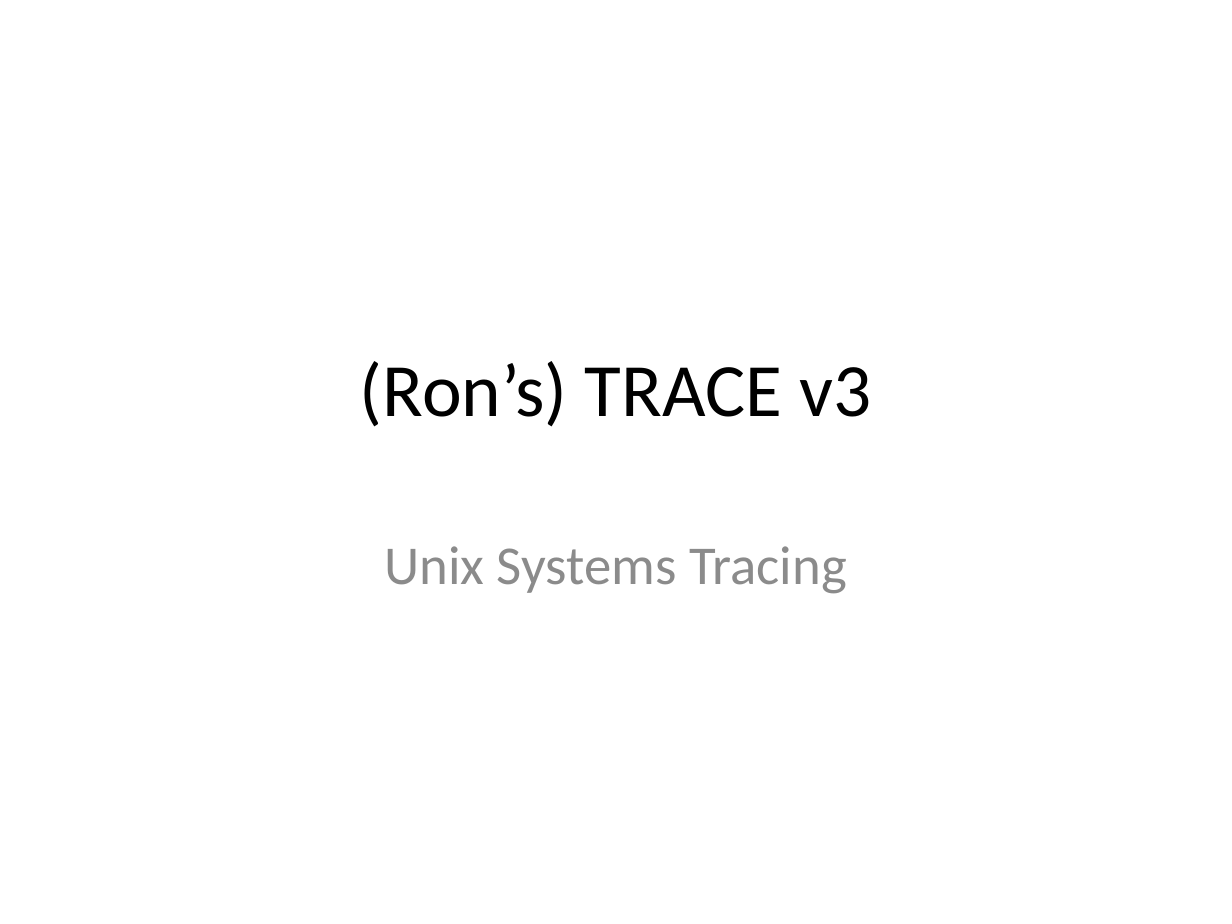
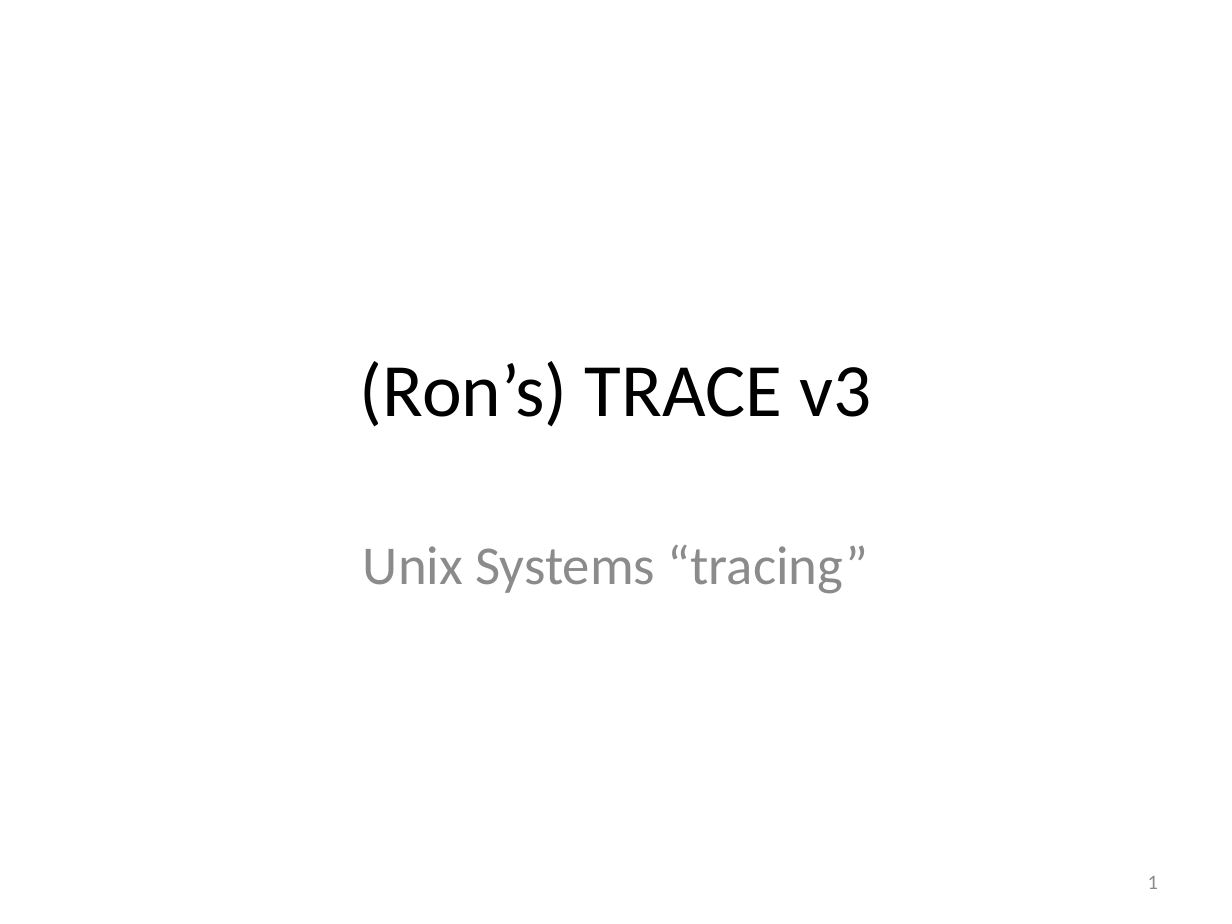
Before and after one commit to art-daq/trace, a slide deck: slide 1 of trace/doc/trace.pptx. Drawn at 1232x924 pixels with LibreOffice and Linux fonts; fonts in the diff are those of the drawing. Boxes give left, top, right and bottom in pixels: in the first picture for what was removed or moved away, otherwise in the second. Text is boxed around its words. In the diff, an @@ line names an element or a change of style, - is before the commit and + after.

```diff
--- a/trace/doc/trace.pptx
+++ b/trace/doc/trace.pptx
@@ subtitle at (363, 545, 869, 594): text changed @@
-Unix Systems Tracing
+Unix Systems “tracing”
@@ page number added at (1148, 876, 1158, 889), 12 pt, text #8C8C8C @@
+1
```
Also in this commit, not shown: 4 other slides changed, 7 slides added, 2 slides removed, 2 other files.
